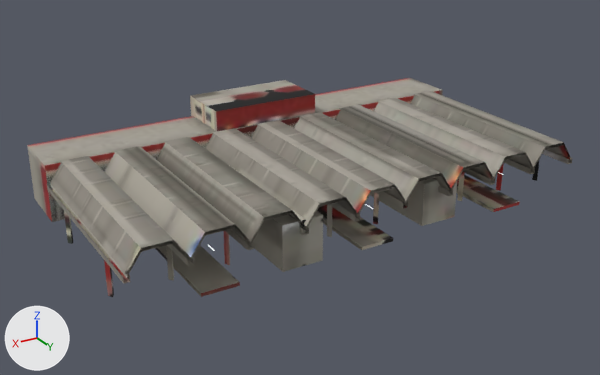
One commit to the glTF model nostalgia/assets3d/imlibun_mgbs.glb: the scene before it, then after it.
The view is the same before and after, from a camera (50 mm lens) standing at (170.0, 283.0, 145.0) and looking at (3.0, 3.0, 5.0). Lighting does not change. The marker at lower left points along +X, +Y and +Z. The older version comes first. Vertices at exactly the same position are counted once.

The first picture shows 'imlibun_mgbs_body' and 1 more.
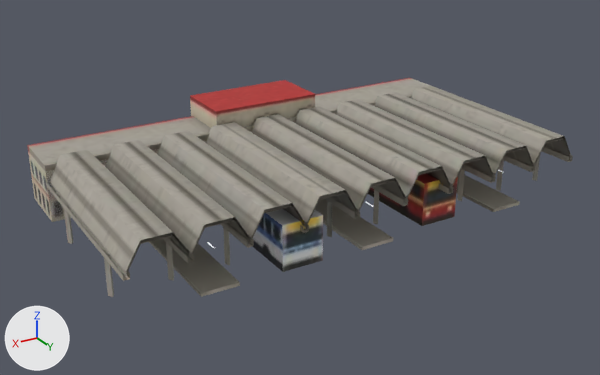
Boxes [x1, y1, x2, y2] around the edits, measured in the pictures (600 x 375 px; the box of a moved part takes in the faces that stretch with it):
```json
{"object": "imlibun_mgbs_body", "change": "reshaped", "before": [27, 78, 572, 297], "after": [27, 78, 573, 297]}
{"part": 1, "of": "me_imlibun_mgbs_body", "change": "moved or reshaped", "before": [50, 91, 570, 274], "after": [50, 86, 571, 271]}
{"part": 2, "of": "me_imlibun_mgbs_body", "change": "moved or reshaped", "before": [50, 144, 570, 278], "after": [50, 137, 571, 275]}
{"part": 3, "of": "me_imlibun_mgbs_body", "change": "moved or reshaped", "before": [300, 227, 309, 235], "after": [300, 225, 309, 233]}
{"part": 4, "of": "me_imlibun_mgbs_body", "change": "moved or reshaped", "before": [225, 229, 254, 250], "after": [220, 223, 254, 248]}
{"part": 5, "of": "me_imlibun_mgbs_body", "change": "moved or reshaped", "before": [167, 244, 194, 266], "after": [163, 237, 194, 264]}
{"part": 6, "of": "me_imlibun_mgbs_body", "change": "moved or reshaped", "before": [46, 184, 130, 284], "after": [46, 182, 130, 281]}
{"part": 7, "of": "me_imlibun_mgbs_body", "change": "moved or reshaped", "before": [104, 159, 540, 297], "after": [104, 155, 540, 297]}
{"part": 8, "of": "me_imlibun_mgbs_body", "change": "surface changed", "before": [27, 80, 572, 297], "after": [27, 80, 572, 297]}
```

Edits to the scene script, one JSON object a line:
```json
{"block": "me_imlibun_mgbs_body", "where": "me_imlibun_mgbs_body.from_pydata(...)  # 400 vertices, 392 faces; spans x -100.0..100.0, y -60.0..58.0, z 0.0..34.0"}
{"block": "me_imlibun_mgbs_body", "where": "# used by ob_imlibun_mgbs_body; location = (0.0, 0.0, 0.0)"}
{"block": "me_imlibun_mgbs_body", "change": "me_imlibun_mgbs_body part 1: the loose piece of 56 vertices spanning x -99.0..99.0, y -29.0..58.0, z 17.0..25.0 is moved by (0.0, 0.0, 2.0)"}
{"block": "me_imlibun_mgbs_body", "change": "me_imlibun_mgbs_body part 2: the loose piece of 56 vertices spanning x -99.0..99.0, y -29.0..58.0, z 16.0..23.0 is moved by (0.0, 0.0, 2.0)"}
{"block": "me_imlibun_mgbs_body", "change": "me_imlibun_mgbs_body part 3: the loose piece of 8 vertices spanning x 32.0..34.0, y -29.0..58.0, z 14.0..16.0 is moved by (0.0, 0.0, 1.0)"}
{"block": "me_imlibun_mgbs_body", "change": "me_imlibun_mgbs_body part 4: the loose piece of 8 vertices spanning x 54.0..56.0, y -29.0..58.0, z 14.0..16.0 is moved by (0.0, 0.0, 1.0)"}
{"block": "me_imlibun_mgbs_body", "change": "me_imlibun_mgbs_body part 5: the loose piece of 8 vertices spanning x 76.0..78.0, y -29.0..58.0, z 14.0..16.0 is moved by (0.0, 0.0, 1.0)"}
{"block": "me_imlibun_mgbs_body", "change": "me_imlibun_mgbs_body part 6: the loose piece of 8 vertices spanning x 98.0..100.0, y -29.0..58.0, z 14.0..16.0 is moved by (0.0, 0.0, 1.0)"}
{"block": "me_imlibun_mgbs_body", "change": "me_imlibun_mgbs_body part 7: all 30 vertices in x -100.0..100.0, y 39.0..41.0, z 14.0 are moved by (0.0, 0.0, 1.0)"}
{"block": "me_imlibun_mgbs_body", "change": "me_imlibun_mgbs_body part 8: 390 kept faces spanning x -100.0..100.0, y -60.0..58.0, z 0.0..34.0 get new texture (UV) coordinates"}
```
